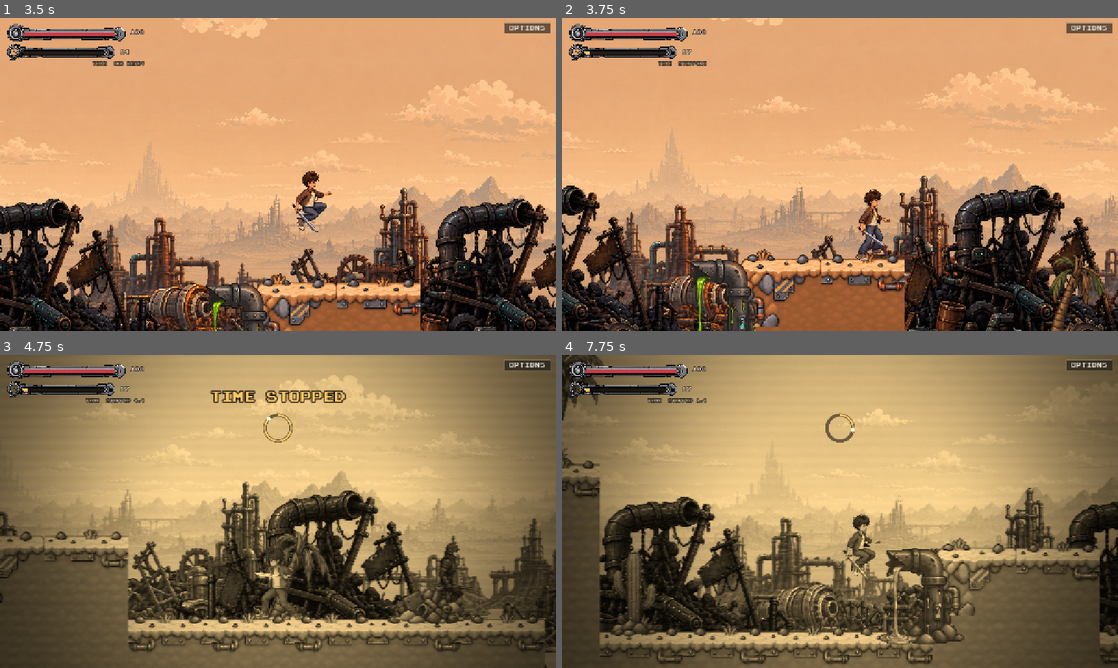
Above: before the commit, frames 1-4 (two rows, left to right).
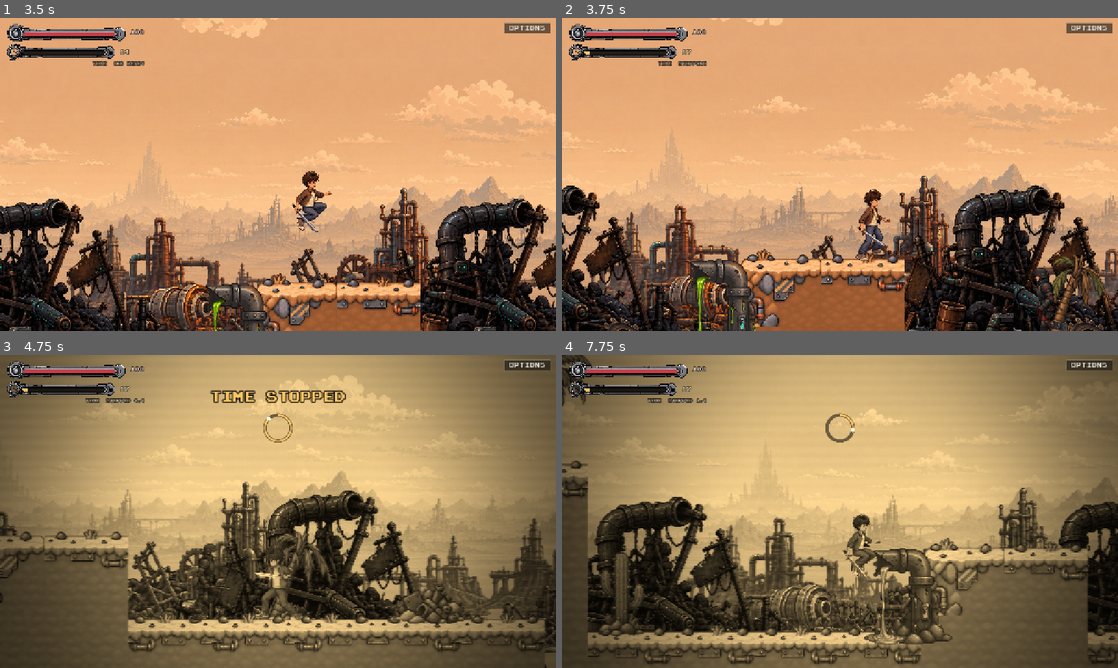
Above: after the commit, the same moments.

Repository: Zeyadzahran/years-to-spare
Game: Godot game, scene res://src/levels/level_01.tscn
Two runs of this game, one before a commit and one after it. Both use one fixed random seed, a clock stepped at 60 frames per second and the inputs below. This scene is started directly instead of the project's main scene. Sound files missing from this copy of the repository are replaced by a short silence.
Inputs:
- Up to frame 1 (3.5 s): tap Enter at 0.5 s; hold D (move_right) 0.53-2.03 s; tap J (attack) at 0.6 s; tap Space (jump) at 0.77, 1.52, 3.02 s; tap S (crouch) at 1.35 s; hold A (move_left) 2.03-2.78 s; tap E (time_rewind) at 2.1 s; hold D (move_right) from 2.78 s (still down); tap Shift (time_slow) at 2.85 s
- Up to frame 2 (3.75 s): keep holding D (move_right); tap K (time_stop) at 3.6 s
- Up to frame 3 (4.75 s): tap Space (jump) at 3.77, 4.52 s; release D (move_right) at 4.28 s; hold A (move_left) from 4.28 s (still down); tap J (attack) at 4.35 s
- Up to frame 4 (7.75 s): release A (move_left) at 5.03 s; hold D (move_right) 5.03-5.78 s; hold S (crouch) 5.03-5.78 s; hold A (move_left) 5.78-7.28 s; tap E (time_rewind) at 5.85 s; tap Space (jump) at 6.02, 6.77, 7.52 s; tap Shift (time_slow) at 6.6 s; hold D (move_right) from 7.28 s (still down); tap K (time_stop) at 7.35 s

Frame 1 is identical in both runs. In frame 2, 0.4% of the frame differs, in the area x 82-91%, y 79-100%; in frame 3, 0.9%; in frame 4, 19%, in the area x 0-100%, y 0-99%.

Commit message:
Give the Guard ground to hold instead of an endless chase

Diff:
--- a/src/actors/enemy/guard.gd
+++ b/src/actors/enemy/guard.gd
@@ -6,13 +6,25 @@
 ## The state machine is Enemy's. What is here is the patrol, the swing, and the
 ## numbers that make him a Guard rather than a Gunner.
 
+## Fraction of his speed he walks the beat at. Patrolling is not chasing.
+const PATROL_PACE := 0.45
+
 @export var patrol_distance := 180.0
+
+## How far either side of his post he is willing to go. He is paid to hold a
+## stretch of road, not to follow the boy across the phase: step off his ground
+## and he loses interest and walks home. Set a little under the 800 px the
+## camera shows, so giving up happens on screen rather than somewhere behind it.
+@export var territory := 640.0
 
 var patrol_origin_x := 0.0
 var patrol_direction := 1
 
 func _init() -> void:
-	speed = 180.0
+	# Fast enough to be worth running from now the boy tops out at 450. He still
+	# cannot catch a boy who commits to leaving - and is not meant to - but
+	# strolling away from a fight is no longer free.
+	speed = 240.0
 	detection_range = 430.0
 	attack_range = 58.0
 	damage = 34.0
@@ -29,15 +41,43 @@
 	super._ready()
 
 
-## A Guard does not stand his post; he walks it.
+## A Guard does not stand his post; he walks it - and walks back to it after a
+## chase has dragged him off.
 func _tick_idle(_delta: float) -> void:
-	velocity.x = patrol_direction * speed * 0.45
-	if absf(global_position.x - patrol_origin_x) >= patrol_distance:
-		patrol_direction *= -1
+	var offset := global_position.x - patrol_origin_x
+	if absf(offset) >= patrol_distance:
+		# Aimed at the post rather than simply reversed. Flipping direction is
+		# right at the end of the beat and wrong everywhere else: a guard left
+		# standing well outside his patch flips every frame and shivers on the
+		# spot instead of going home.
+		patrol_direction = -1 if offset > 0.0 else 1
+	velocity.x = patrol_direction * speed * PATROL_PACE
 	# Every tick, not just on the turn: `facing` starts at -1 while the patrol
 	# starts heading +1, so the first leg used to be walked backwards.
 	facing = patrol_direction
 	_set_animation(&"run")
+
+
+## He notices nobody standing off his ground. This covers picking a fight and,
+## through Recover, going back to one.
+func _can_see_player() -> bool:
+	return super() and _within_territory()
+
+
+## Chasing stops at the edge of his ground. Enemy gives up on distance from
+## himself, which a chase carries with him and so never really ends; the boy
+## only has to step off the guard's patch, not outrun his eyesight.
+func _tick_chase(delta: float) -> void:
+	if not _within_territory():
+		_change_state(&"Idle")
+		return
+	super(delta)
+
+
+func _within_territory() -> bool:
+	if target == null or not is_instance_valid(target):
+		return false
+	return absf(target.global_position.x - patrol_origin_x) <= territory
 
 
 ## The baton only tracks the boy while he is roughly still in front of it, so a
